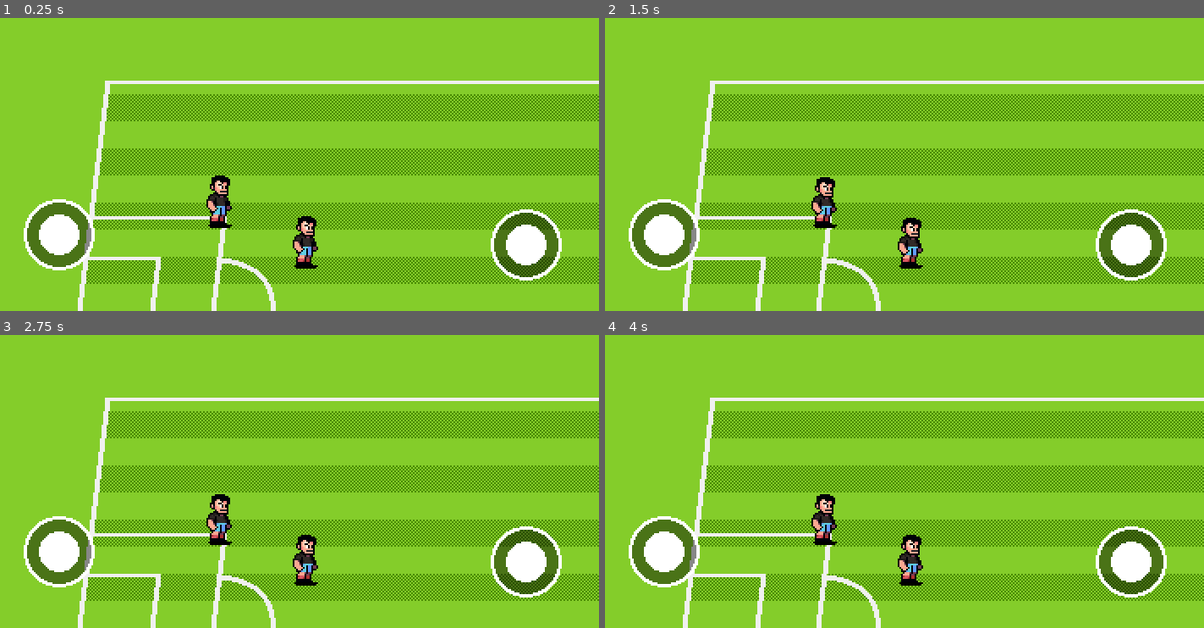
Above: before the commit, frames 1-4 (two rows, left to right).
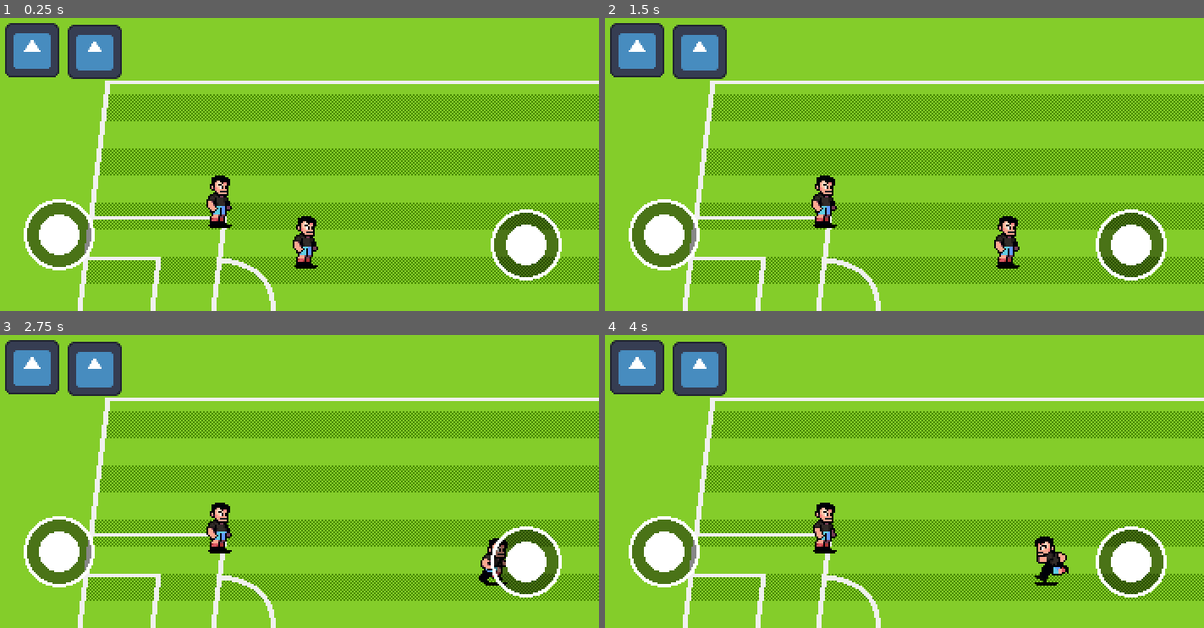
Above: after the commit, the same moments.

Repository: caelondev/Super-Striker
Game: Godot game, scene res://scenes/world.tscn
The game is run twice, just before and just after one commit, with the same random seed, the same clock (stepped at 60 frames per second) and the same inputs. The engine's default icon, where the game draws it, is replaced by a stand-in: a white triangle on a blue panel in a dark square.
Inputs (mouse positions are in pixels of both pictures, inside the frame that each line leads up to):
- Up to frame 1 (0.25 s): no input
- Up to frame 2 (1.5 s): move the mouse to (1036, 143) at 0.52 s; hold D (p1_walk_right) 0.53-1.25 s; tap U (p1_pass) at 0.6 s; click (1036, 143) at 0.67 s; tap 1 (p1_shoot) at 0.8 s; drag from (778, 173) to (868, 220) at 1.27 s
- Up to frame 3 (2.75 s): move the mouse to (353, 408) at 2.02 s; hold D (p1_walk_right) from 2.03 s (still down); tap Keypad 2 (p2_pass) at 2.1 s; tap Down (p2_walk_down) at 2.3 s
- Up to frame 4 (4 s): release D (p1_walk_right) at 2.75 s; drag from (868, 537) to (718, 428) at 2.77 s; move the mouse to (1084, 522) at 3.52 s; hold A (p1_walk_left) from 3.53 s (still down); tap Left (p2_walk_left) at 3.6 s; tap Right (p2_walk_right) at 3.8 s

The runs differ from the first frame. In frame 1, 3.3% of the frame differs, in the area x 0-21%, y 1-21%; in frame 2, 4.6%; in frame 3, 4.9%; in frame 4, 5.0%, in the area x 0-78%, y 1-86%.

Commit message:
Added Node-based State Machine

Diff:
--- a/project.godot
+++ b/project.godot
@@ -80,7 +80,7 @@
 "events": [Object(InputEventKey,"resource_local_to_scene":false,"resource_name":"","device":0,"window_id":0,"alt_presse …(194 unchanged characters)…
 ]
 }
-p2.shoot={
+p2_shoot={
 "deadzone": 0.2,
 "events": [Object(InputEventKey,"resource_local_to_scene":false,"resource_name":"","device":0,"window_id":0,"alt_presse …(194 unchanged characters)…
 ]
--- a/scenes/characters/player.gd
+++ b/scenes/characters/player.gd
@@ -2,7 +2,7 @@
 extends CharacterBody2D
 
 enum ControlScheme {CPU, P1, P2}
-enum State {MOVING, TACKLE}
+enum State {MOVING, TACKLING}
 
 @onready var character_sprite : Sprite2D = $CharacterSprite
 @onready var animation_player : AnimationPlayer = %AnimationPlayer
@@ -10,11 +10,26 @@
 @export var movement_speed : float = 80.0
 @export var control_scheme : ControlScheme
 
-var heading = Vector2.RIGHT
+var current_state : PlayerState = null
+var heading := Vector2.RIGHT
+var state_factory := PlayerStateFactory.new()
+
+func _ready() -> void:
+	switch_state(State.MOVING)
 
 func _physics_process(delta) -> void:
 	flip_char_sprite()
 	move_and_slide()
+
+func switch_state(state: State) -> void:
+	if current_state != null:
+		current_state.queue_free()
+
+	current_state = state_factory.get_fresh_tates(state)
+	current_state.setup(self, animation_player)
+	current_state.state_transition_requested.connect(switch_state.bind())
+	current_state.name = "PlayerState: " + str(state)
+	call_deferred("add_child", current_state)
 
 func handle_player_input() -> void:
 	var direction = KeyUtils.get_input_vector(control_scheme)
--- a/scenes/characters/player_state_factory.gd
+++ b/scenes/characters/player_state_factory.gd
@@ -5,7 +5,7 @@
 func _init():
 	states = {
 		Player.State.MOVING: PlayerStateMoving,
-		Player.State.TACKLE: PlayerStateTackling,
+		Player.State.TACKLING: PlayerStateTackling,
 	}
 
 func get_fresh_tates(state: Player.State) -> PlayerState:
--- a/scenes/characters/states/player_state.gd
+++ b/scenes/characters/states/player_state.gd
@@ -6,5 +6,6 @@
 var animation_player : AnimationPlayer = null
 var player : Player = null
 
-func setup(context_player: Player) -> void:
+func setup(context_player: Player, anim_player: AnimationPlayer) -> void:
 	player = context_player
+	animation_player = anim_player
--- a/scenes/characters/states/player_state_moving.gd
+++ b/scenes/characters/states/player_state_moving.gd
@@ -11,7 +11,7 @@
 
 func handle_player_input() -> void:
 	var direction = KeyUtils.get_input_vector(player.control_scheme)
-	player.velocity = player.direction.normalized() * player.movement_speed
+	player.velocity = direction.normalized() * player.movement_speed
 
-	if player.velocity != Vector2.ZERO and KeyUtils.is_action_just_pressed(Player.ControlScheme, KeyUtils.Action.SHOOT):
-		state_transition_requested.emit(Player.State.TACKLE)
+	if player.velocity != Vector2.ZERO and KeyUtils.get_actions_just_pressed(player.control_scheme, KeyUtils.Action.SHOOT):
+		state_transition_requested.emit(Player.State.TACKLING)
--- /dev/null
+++ b/scenes/utils/mobile_ui.tscn
@@ -0,0 +1,80 @@
+[gd_scene load_steps=3 format=3 uid="uid://bne1g6u0dxba3"]
+
+[ext_resource type="Script" uid="uid://bxa8fl4wkak35" path="res://addons/touch_screen_joystick/touch_screen_joystick.gd" id="1_n34wq"]
+[ext_resource type="Texture2D" uid="uid://bohaj8sqelvvk" path="res://icon.svg" id="2_yw2sp"]
+
+[node name="MobileUI" type="Control"]
+layout_mode = 3
+anchors_preset = 15
+anchor_right = 1.0
+anchor_bottom = 1.0
+grow_horizontal = 2
+grow_vertical = 2
+
+[node name="TouchScreenJoystick" type="Control" parent="."]
+layout_mode = 1
+anchors_preset = 2
+anchor_top = 1.0
+anchor_bottom = 1.0
+offset_left = 21.0
+offset_top = -65.0
+offset_right = 61.0
+offset_bottom = -25.0
+grow_vertical = 0
+script = ExtResource("1_n34wq")
+deadzone = 0.0
+base_radius = 20.0
+knob_radius = 11.9
+back_color = Color(0, 0, 0, 0.439216)
+thickness = 2.0
+use_input_actions = true
+action_left = &"p1_walk_left"
+action_right = &"p1_walk_right"
+action_up = &"p1_walk_up"
+action_down = &"p1_walk_down"
+metadata/_custom_type_script = "uid://bxa8fl4wkak35"
+
+[node name="TouchScreenJoystick2" type="Control" parent="."]
+layout_mode = 1
+anchors_preset = 3
+anchor_left = 1.0
+anchor_top = 1.0
+anchor_right = 1.0
+anchor_bottom = 1.0
+offset_left = -63.0
+offset_top = -59.0
+offset_right = -23.0
+offset_bottom = -19.0
+grow_horizontal = 0
+grow_vertical = 0
+script = ExtResource("1_n34wq")
+deadzone = 0.0
+base_radius = 20.0
+knob_radius = 11.9
+back_color = Color(0, 0, 0, 0.439216)
+thickness = 2.0
+use_input_actions = true
+action_left = &"p2_walk_left"
+action_right = &"p2_walk_right"
+action_up = &"p2_walk_up"
+action_down = &"p2_walk_down"
+metadata/_custom_type_script = "uid://bxa8fl4wkak35"
+
+[node name="Player_1" type="Control" parent="."]
+anchors_preset = 0
+offset_right = 40.0
+offset_bottom = 40.0
+
+[node name="Pass" type="TouchScreenButton" parent="Player_1"]
+position = Vector2(9, 10)
+scale = Vector2(0.25, 0.25)
+texture_normal = ExtResource("2_yw2sp")
+texture_pressed = ExtResource("2_yw2sp")
+action = "p1_pass"
+
+[node name="Pass2" type="TouchScreenButton" parent="Player_1"]
+position = Vector2(46, 11)
+scale = Vector2(0.25, 0.25)
+texture_normal = ExtResource("2_yw2sp")
+texture_pressed = ExtResource("2_yw2sp")
+action = "p1_shoot"
--- a/scenes/world.tscn
+++ b/scenes/world.tscn
@@ -3,7 +3,7 @@
 [ext_resource type="Script" uid="uid://br2bes1b8lrdv" path="res://scenes/world.gd" id="1_k0juu"]
 [ext_resource type="PackedScene" uid="uid://5vuci8rbf0fa" path="res://scenes/background.tscn" id="1_nnsk1"]
 [ext_resource type="PackedScene" uid="uid://p7hq710g3vrm" path="res://scenes/characters/player.tscn" id="2_4wyf3"]
-[ext_resource type="Script" uid="uid://bxa8fl4wkak35" path="res://addons/touch_screen_joystick/touch_screen_joystick.gd" id="2_rwgxs"]
+[ext_resource type="PackedScene" uid="uid://bne1g6u0dxba3" path="res://scenes/utils/mobile_ui.tscn" id="4_k0juu"]
 
 [node name="World" type="Node2D"]
 script = ExtResource("1_k0juu")
@@ -22,59 +22,4 @@
 
 [node name="CanvasLayer" type="CanvasLayer" parent="."]
 
-[node name="MobileUI" type="Control" parent="CanvasLayer"]
-layout_mode = 3
-anchors_preset = 15
-anchor_right = 1.0
-anchor_bottom = 1.0
-grow_horizontal = 2
-grow_vertical = 2
-
-[node name="TouchScreenJoystick" type="Control" parent="CanvasLayer/MobileUI"]
-layout_mode = 1
-anchors_preset = 2
-anchor_top = 1.0
-anchor_bottom = 1.0
-offset_left = 21.0
-offset_top = -65.0
-offset_right = 61.0
-offset_bottom = -25.0
-grow_vertical = 0
-script = ExtResource("2_rwgxs")
-deadzone = 0.0
-base_radius = 20.0
-knob_radius = 11.9
-back_color = Color(0, 0, 0, 0.439216)
-thickness = 2.0
-use_input_actions = true
-action_left = &"p1_walk_left"
-action_right = &"p1_walk_right"
-action_up = &"p1_walk_up"
-action_down = &"p1_walk_down"
-metadata/_custom_type_script = "uid://bxa8fl4wkak35"
-
-[node name="TouchScreenJoystick2" type="Control" parent="CanvasLayer/MobileUI"]
-layout_mode = 1
-anchors_preset = 3
-anchor_left = 1.0
-anchor_top = 1.0
-anchor_right = 1.0
-anchor_bottom = 1.0
-offset_left = -63.0
-offset_top = -59.0
-offset_right = -23.0
-offset_bottom = -19.0
-grow_horizontal = 0
-grow_vertical = 0
-script = ExtResource("2_rwgxs")
-deadzone = 0.0
-base_radius = 20.0
-knob_radius = 11.9
-back_color = Color(0, 0, 0, 0.439216)
-thickness = 2.0
-use_input_actions = true
-action_left = &"p2_walk_left"
-action_right = &"p2_walk_right"
-action_up = &"p2_walk_up"
-action_down = &"p2_walk_down"
-metadata/_custom_type_script = "uid://bxa8fl4wkak35"
+[node name="MobileUI" parent="CanvasLayer" instance=ExtResource("4_k0juu")]
--- a/utils/key_utils.gd
+++ b/utils/key_utils.gd
@@ -9,7 +9,7 @@
 		Action.UP: "p1_walk_up",
 		Action.DOWN: "p1_walk_down",
 		Action.SHOOT: "p1_shoot",
-		Action.PASS: "p1_pass"
+		Action.PASS: "p1_pass",
 	},
 	Player.ControlScheme.P2: {
 		Action.LEFT: "p2_walk_left",
@@ -17,7 +17,7 @@
 		Action.UP: "p2_walk_up",
 		Action.DOWN: "p2_walk_down",
 		Action.SHOOT: "p2_shoot",
-		Action.PASS: "p2_pass"
+		Action.PASS: "p2_pass",
 	},
 }
 
